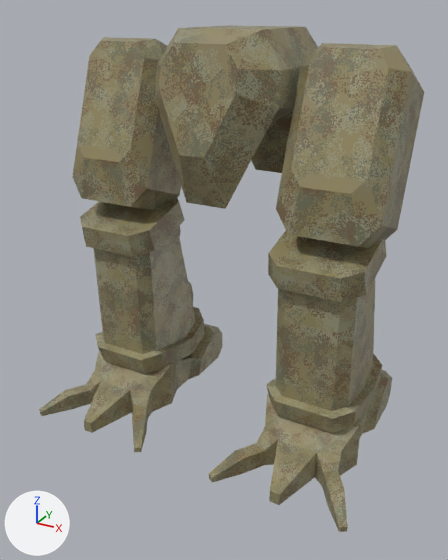
An edit to the Blender file resources/mechparts/legs/mech_legs09.blend, drawn before and after from the same camera.
One viewpoint serves both versions: a 50 mm lens placed at (0.9, -1.76, 1.333), pointed at (0.012, -0.146, 0.526). Arrows for +X, +Y and +Z are at lower left; the lights stay in place.

The first picture shows 'legs'.
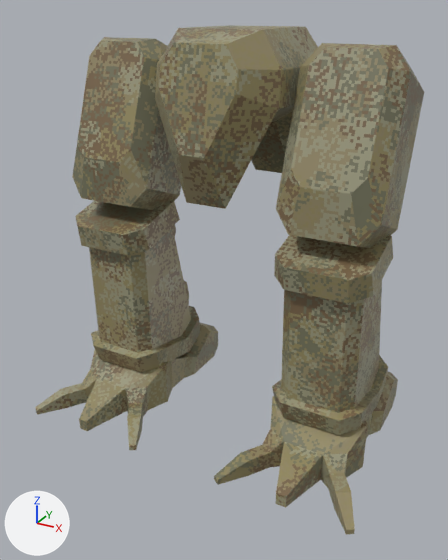
Location of each change, (x1, y1, x2, y2) in pixels of the pictures (448 x 560 px; the box of a moved part takes in the faces that stretch with it):
'legs', reshaped, surface changed: before (39, 25, 424, 532); after (35, 25, 424, 535)
part 1 of me_legs, moved or reshaped: before (209, 370, 392, 532); after (214, 371, 398, 535)
part 2 of me_legs, moved or reshaped: before (39, 324, 222, 452); after (35, 322, 218, 450)
part 3 of me_legs, moved or reshaped: before (276, 277, 376, 411); after (281, 280, 382, 413)
part 4 of me_legs, moved or reshaped: before (268, 231, 386, 302); after (274, 235, 393, 304)
part 5 of me_legs, moved or reshaped: before (266, 353, 382, 433); after (272, 355, 388, 435)
part 6 of me_legs, moved or reshaped: before (93, 226, 196, 354); after (89, 225, 191, 353)
part 7 of me_legs, moved or reshaped: before (80, 198, 184, 257); after (75, 200, 180, 255)
part 8 of me_legs, moved or reshaped: before (95, 307, 205, 374); after (91, 306, 200, 372)
part 9 of me_legs, surface changed: (72, 25, 424, 248) in both

The change in detail:
me_legs is used by ob_legs; location (0.0, 0.0, 0.0).
me_legs had 388 vertices, 310 faces and spanned x -0.572..0.572, y -0.466..0.274, z 0.0..1.28.
me_legs now has 388 vertices, 310 faces and spans x -0.592..0.592, y -0.466..0.274, z 0.0..1.28.
me_legs part 1: the loose piece of 70 vertices spanning x 0.128..0.572, y -0.466..0.228, z 0.0..0.16 is moved by (0.02, 0.0, 0.0).
me_legs part 2: the loose piece of 70 vertices spanning x -0.572..-0.128, y -0.466..0.228, z 0.0..0.16 is moved by (-0.02, 0.0, 0.0).
me_legs part 3: the loose piece of 32 vertices spanning x 0.23..0.47, y -0.244..0.139, z 0.174..0.669 is moved by (0.02, 0.0, 0.0).
me_legs part 4: the loose piece of 16 vertices spanning x 0.202..0.498, y -0.284..0.014, z 0.6..0.747 is moved by (0.02, 0.0, 0.0).
me_legs part 5: the loose piece of 20 vertices spanning x 0.202..0.498, y -0.26..0.14, z 0.112..0.242 is moved by (0.02, 0.0, 0.0).
me_legs part 6: the loose piece of 32 vertices spanning x -0.47..-0.23, y -0.244..0.139, z 0.174..0.669 is moved by (-0.02, 0.0, 0.0).
me_legs part 7: the loose piece of 16 vertices spanning x -0.498..-0.202, y -0.284..0.014, z 0.6..0.747 is moved by (-0.02, 0.0, 0.0).
me_legs part 8: the loose piece of 20 vertices spanning x -0.498..-0.202, y -0.26..0.14, z 0.112..0.242 is moved by (-0.02, 0.0, 0.0).
me_legs part 9: texture (UV) coordinates of 310 of 310 faces, centred in x -0.563..0.563, y -0.46..0.255, z 0.0..1.28, changed; they spanned u 0.0..0.99, v 0.0..1.0 and now span u 0.02..0.97, v 0.02..0.98.
